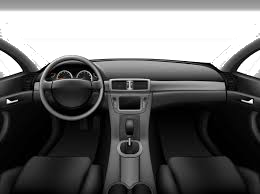
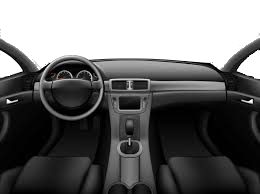
Layers edited between the first and the second w=260, h=194 image:
painted on "Car.jpg" over <box>0,0,260,79</box>
